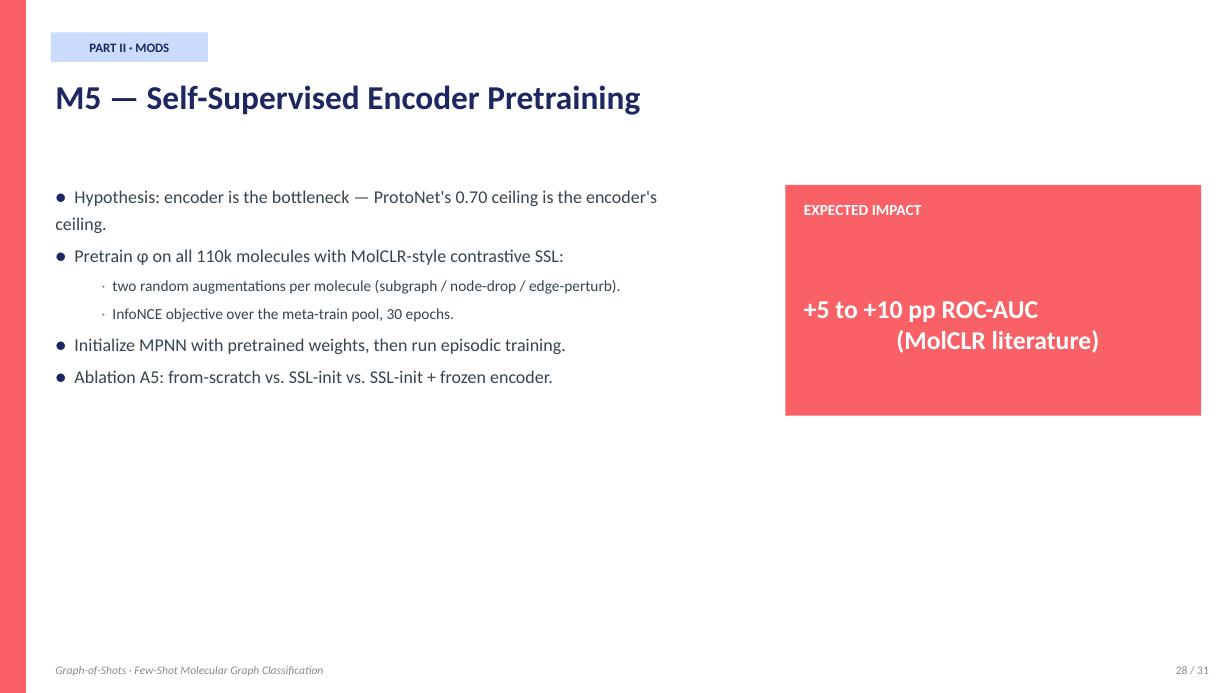
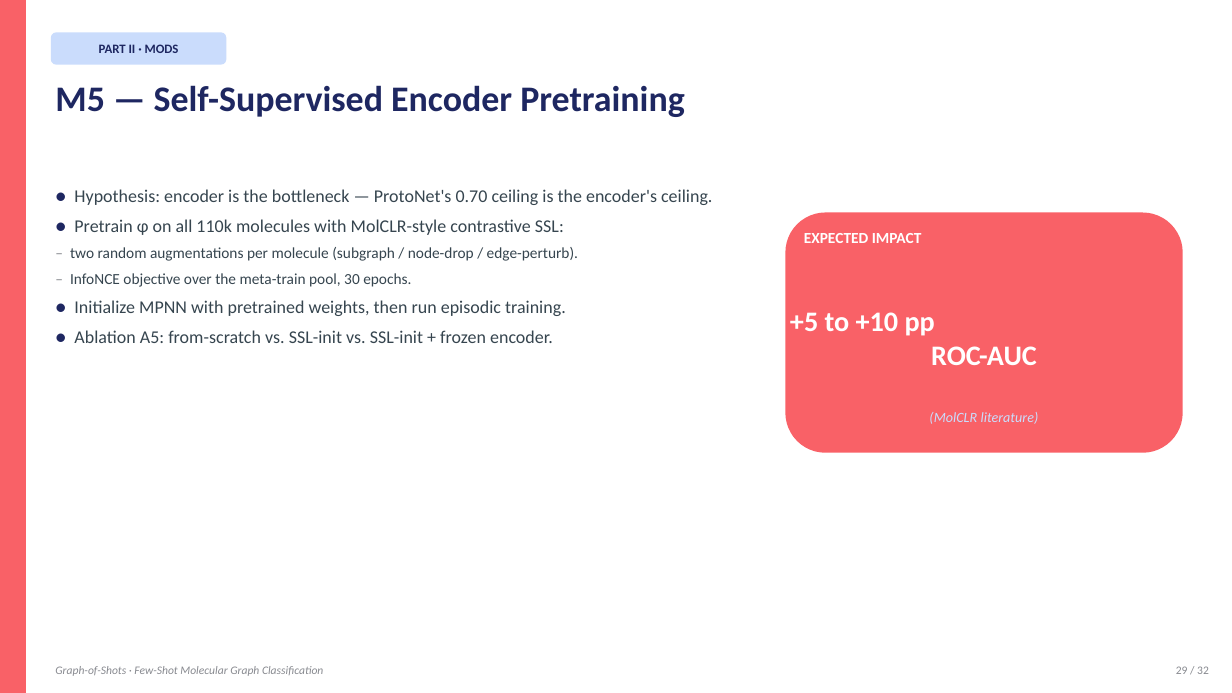
Before and after one commit to BDeMo/proj-mol, a slide deck: slide 29 of presentation/Graph-of-Shots.pptx. Drawn at 1232x693 pixels with LibreOffice and Linux fonts; fonts in the diff are those of the drawing. Boxes give left, top, right and bottom in pixels: in the first picture for what was removed or moved away, otherwise in the second. Text is boxed around its words. In the diff, an @@ line names an element or a change of style, - is before the commit and + after.

Commit message:
Rebuild PPT: native text + math-rendered formula images + clean diagrams
Previous approach used python-pptx shapes for formulas and custom diagrams,
which rendered unpredictably in MS Office (broken math symbols, misaligned
shapes). New approach:

  - All titles, bullets, callouts remain NATIVE PowerPoint text — fully
    editable, consistent formatting across Office versions.
  - Math formulas pre-rendered via matplotlib mathtext → PNG, embedded
    as pictures. Guarantees correct symbols: α, σ, ε, τ, ∑, subscripts,
    superscripts, Euclidean norms.
  - Complex diagrams (supervised pipeline, episode viz, encoder stack,
    GoS pipeline, iterative refinement, bipartite S-Q graph)
    pre-rendered via matplotlib → PNG, embedded as pictures.
  - Simple structures (tables, callout boxes, M1-M5 overview grid)
    still built with native pptx rectangles for editability.

Assets:
  presentation/formulas/  10 math PNGs (mathtext, transparent bg)
  presentation/diagrams/  6 diagram PNGs (matplotlib, transparent bg)
  presentation/figures/   4 result plots (from earlier)

```diff
--- a/presentation/Graph-of-Shots.pptx
+++ b/presentation/Graph-of-Shots.pptx
@@ text "PART II · MODS": place and size @@
-text "PART II · MODS" at [89, 43, 169, 52]
+text "PART II · MODS" at [99, 44, 179, 53]
@@ rounded rectangle: place and size @@
-rounded rectangle at [51, 32, 208, 62]
+rounded rectangle at [51, 32, 226, 65]
@@ rounded rectangle at [51, 32, 226, 65]: rectangle to rounded rectangle @@
@@ text "M5 — Self-Supervised Encoder Pretraining" at [55, 85, 685, 117]: size 26 to 28 pt @@
@@ text at [74, 189, 712, 343]: line spacing 1.25 to 1.2; less space between paragraphs @@
@@ rounded rectangle at [786, 213, 1183, 453]: rectangle to rounded rectangle @@
@@ rounded rectangle: place and size @@
-rounded rectangle at [786, 185, 1202, 416]
+rounded rectangle at [786, 213, 1183, 453]
@@ text "EXPECTED IMPACT": place and size @@
-text "EXPECTED IMPACT" at [804, 205, 922, 215]
+text "EXPECTED IMPACT" at [804, 233, 922, 243]
@@ text at [70, 247, 578, 287]: text changed @@
-  · two random augmentations per molecule (subgraph / node-drop / edge-perturb).
-  · InfoNCE objective over the meta-train pool, 30 epochs.
+– two random augmentations per molecule (subgraph / node-drop / edge-perturb).
+– InfoNCE objective over the meta-train pool, 30 epochs.
@@ text at [790, 312, 1037, 365]: text changed; size 20 to 22 pt @@
-+5 to +10 pp ROC-AUC
-(MolCLR literature)
++5 to +10 pp
+ROC-AUC
@@ text added at [929, 412, 1039, 424], 11 pt, text #CADCFC, italic @@
+(MolCLR literature)
@@ text at [1176, 666, 1209, 674]: text changed @@
-28 / 31
+29 / 32
```
Also in this commit, not shown: 31 other slides changed, 17 other files.
